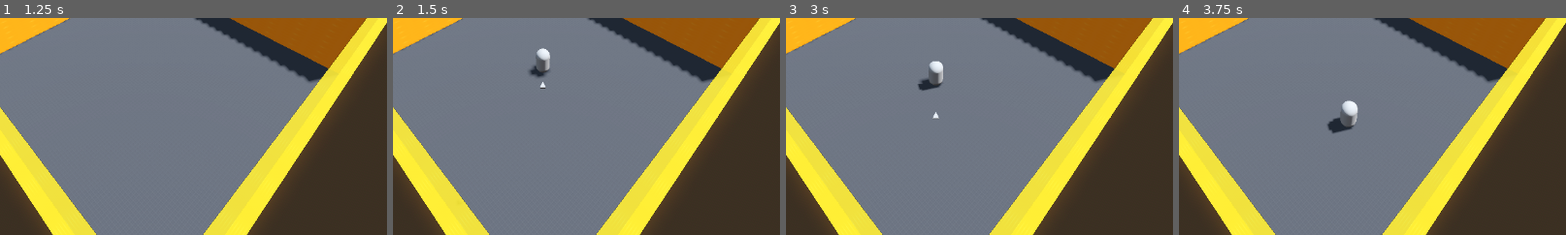
Above: before the commit, frames 1-4 (left to right).
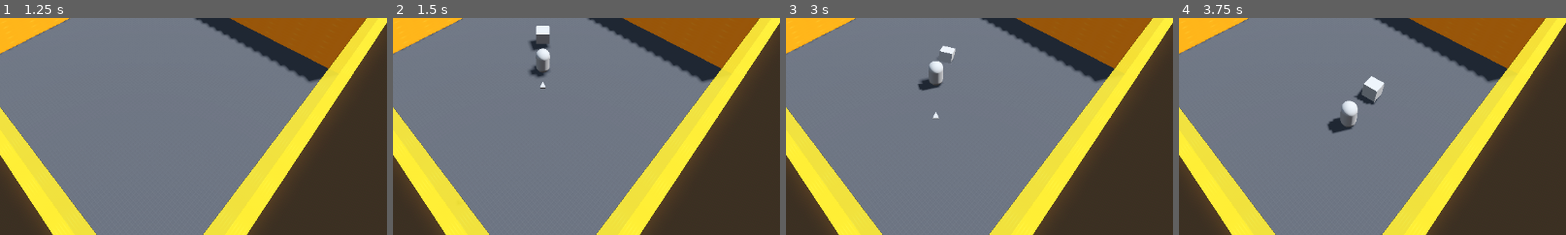
Above: after the commit, the same moments.

Repository: IIcyTundra/Untitiled_GGJ2024
Game: Godot game, scene res://Scenes/test_map.tscn
Two runs of this game, one before a commit and one after it. Both use one fixed random seed, a clock stepped at 60 frames per second and the inputs below.
Inputs (mouse positions are % of the whole screen's width and height, from its top left):
- Up to frame 1 (1.25 s): tap Enter (ui_accept) at 0.5, 0.77 s; move the mouse to (72, 45) at 0.52 s; hold D (right) from 0.53 s (still down); click (72, 45) at 0.67 s
- Up to frame 2 (1.5 s): release D (right) at 1.25 s; click "HOST" at 1.25 s
- Up to frame 3 (3 s): click "JOIN" at 2 s; move the mouse to (30, 55) at 2.77 s; hold S (down) from 2.78 s (still down); click (30, 55) at 2.92 s
- Up to frame 4 (3.75 s): move the mouse to (60, 28) at 3.52 s; release S (down) at 3.53 s; hold D (right) from 3.53 s (still down); click (60, 28) at 3.67 s
The pictures show only the part of the screen within x 31-81%, y 41-91%; the shares and areas given below are measured in that part.

Frame 1 is identical in both runs. In frame 2, 0.4% of the frame differs, in the area x 35-41%, y 3-16%; in frame 3, 0.1%; in frame 4, 0.6%, in the area x 45-54%, y 26-41%.

Commit message:
Camera Testing

Diff:
--- a/Scenes/CameraControls.gd
+++ b/Scenes/CameraControls.gd
@@ -1,5 +1,6 @@
 extends Node3D
 
+var area_zones : Dictionary
 
 # Called when the node enters the scene tree for the first time.
 func _ready():
--- a/Scenes/player.tscn
+++ b/Scenes/player.tscn
@@ -13,6 +13,8 @@
 properties/0/path = NodePath(".:position")
 properties/0/spawn = true
 properties/0/replication_mode = 1
+
+[sub_resource type="BoxMesh" id="BoxMesh_ctnbn"]
 
 [node name="Player" type="CharacterBody3D"]
 transform = Transform3D(0.707107, 0, 0.707107, 0, 1, 0, -0.707107, 0, 0.707107, 0, 0, 0)
@@ -36,3 +38,10 @@
 
 [node name="MultiplayerSynchronizer" type="MultiplayerSynchronizer" parent="."]
 replication_config = SubResource("SceneReplicationConfig_c7j45")
+
+[node name="Node3D" type="Node3D" parent="."]
+
+[node name="MeshInstance3D" type="MeshInstance3D" parent="Node3D"]
+transform = Transform3D(1, 0, 0, 0, 1, 0, 0, 0, 1, 0, 0, -2.82843)
+mesh = SubResource("BoxMesh_ctnbn")
+skeleton = NodePath("../..")
--- a/Scripts/MP_Test.gd
+++ b/Scripts/MP_Test.gd
@@ -22,6 +22,7 @@
 func add_player(id = 1):
 	var new_player = player.instantiate()
 	new_player.name = str(id)
+
 	call_deferred("add_child", new_player)
 
 func exit_game(id):
--- a/Scripts/Player.gd
+++ b/Scripts/Player.gd
@@ -4,13 +4,17 @@
 const SPEED = 6.0
 
 const JUMP_VELOCITY = 4.5
-
+@onready var mesh_instance_3d = $Node3D/MeshInstance3D
+@onready var node_3d = $Node3D
+var player_radius = 5.0
+var mouse_sens : float = 0.001
 @onready var cam_point = $CamPoint
 @onready var character_model = $CharacterModel#Change after model is imported
 @onready var cam_rig = $CamRig
+var mouse_pos : Vector2
 # Get the gravity from the project settings to be synced with RigidBody nodes.
 var gravity = ProjectSettings.get_setting("physics/3d/default_gravity")
-
+var camera : Camera3D
 
 func _enter_tree():
 	set_multiplayer_authority(name.to_int())
@@ -18,9 +22,19 @@
 		#print(cam_rig)		#cam_rig.process_mode = Node.PROCESS_MODE_INHERIT
 func _ready():
 	GameManager.set_player(self)
+	camera = GameManager.camera
 
-
-
+func _input(event: InputEvent) -> void:
+	if event is InputEventMouseButton:
+		Input.set_mouse_mode(Input.MOUSE_MODE_CAPTURED)
+	elif event.is_action_pressed("ui_cancel"):
+		Input.set_mouse_mode(Input.MOUSE_MODE_VISIBLE)
+	if Input.get_mouse_mode() == Input.MOUSE_MODE_CAPTURED:
+		if event is InputEventMouseMotion:
+				node_3d.rotation.x -= event.relative.y * mouse_sens
+				node_3d.rotation.x = clamp(node_3d.rotation.x,deg_to_rad(-40), deg_to_rad(40))
+				node_3d.rotation.y -= event.relative.x * mouse_sens
+				#mesh_instance_3d.translate_object_local(Vector3(event.relative.x, 0, event.relative.y))
 func _physics_process(delta):
 	if is_multiplayer_authority():
 		# Add the gravity.
@@ -45,3 +59,9 @@
 		#character_model.look_at(direction + position)  Isn't needed currently
 
 		move_and_slide()
+
+
+func _process(delta):
+	if camera != null:
+		mouse_pos = get_viewport().get_mouse_motion()
+		print(mouse_pos)
--- a/Scripts/cam_rig.gd
+++ b/Scripts/cam_rig.gd
@@ -7,6 +7,7 @@
 @onready var foreground_cam = $ForegroundPassContainer/ForegroundPass/ForegroundCam
 # Called when the node enters the scene tree for the first time.
 func _ready():
+	GameManager.set_player(self)
 	resize()
 
 func resize():
--- a/Scripts/game_manager.gd
+++ b/Scripts/game_manager.gd
@@ -1,6 +1,17 @@
 extends Node
 
 var player:Node
+var camera:Camera3D
+var player_roster : Dictionary = {}
 
 func set_player(player_node):
 	player = player_node
+	print(player)
+
+func set_camera(camera_node):
+	camera = camera_node
+	print(camera)
+
+#func add_to_roster(id : String, player : Node):
+	#if multiplayer.get_network_connected_peers() < 4:
+		#player_roster.
Not shown: 1 places in Scenes/player.tscn that only renumber resources
